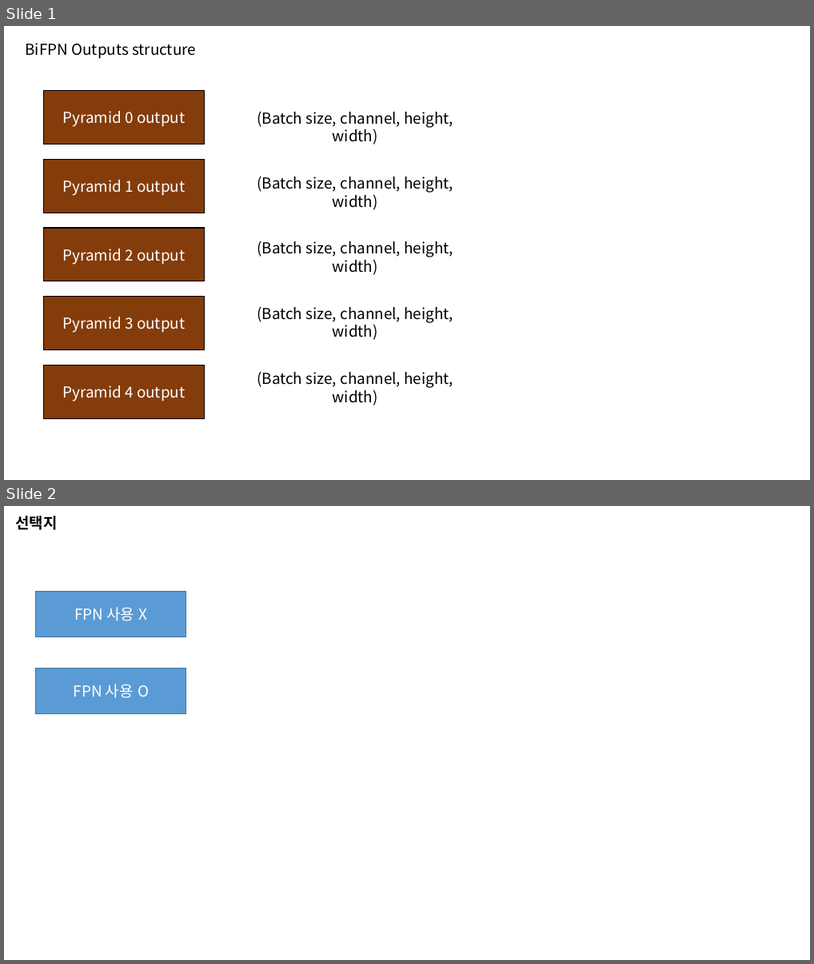
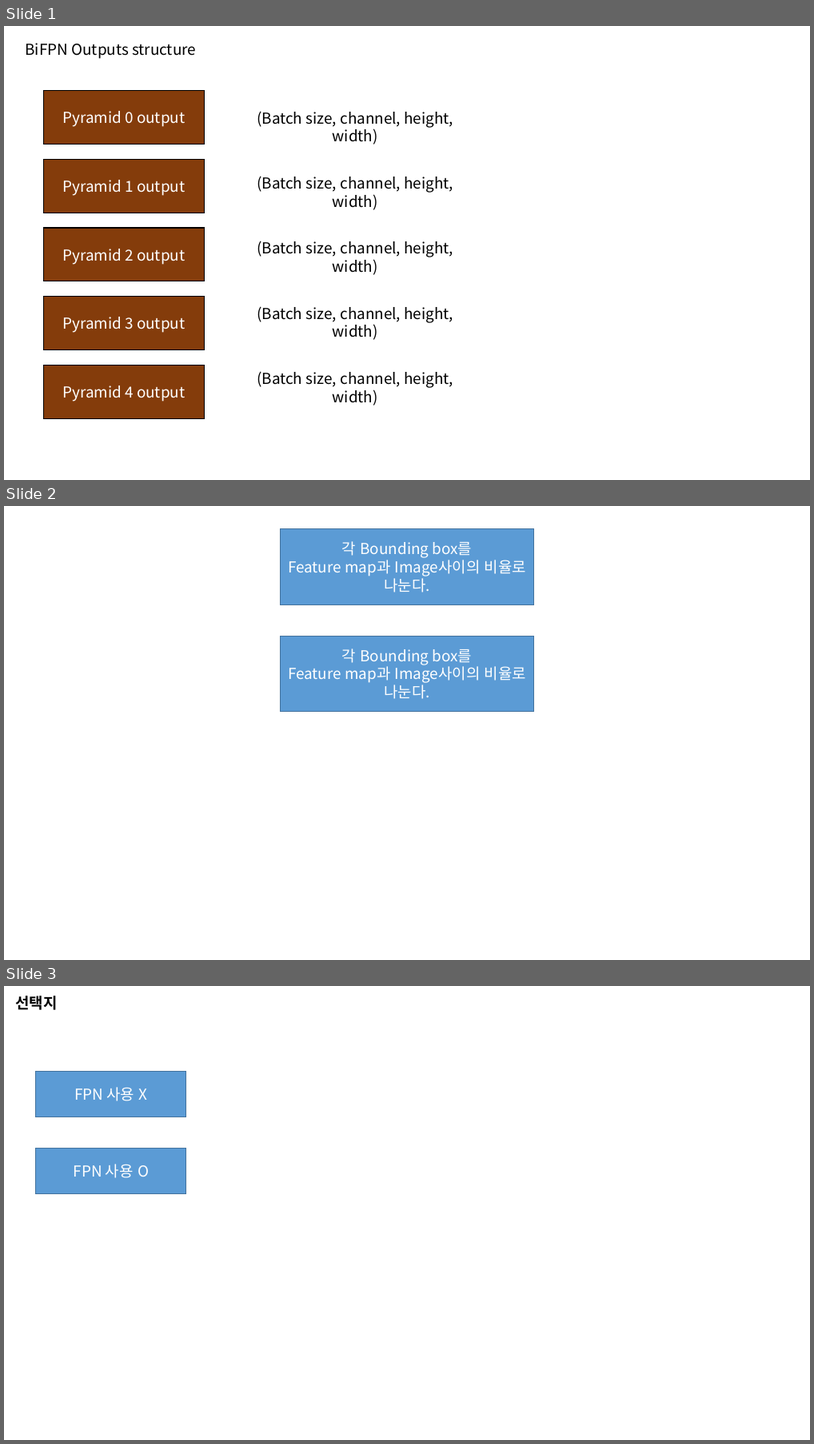
Before and after one commit to LeeChanHyuk/EfficientDet-Face_and_Eye, a slide deck: Yet-Another-EfficientDet-Pytorch-master/Structure.pptx. Shown one above the other, each under a label of ours: slides 1 and 2 before the commit, slides 1, 2 and 3 after it. The pictures are 814x964 and 814x1444 pixels, drawn with LibreOffice and Linux fonts; fonts in the diff are those of the drawing. Boxes give left, top, right and bottom in pixels: in the first picture for what was removed or moved away, otherwise in the second. Text is boxed around its words. In the diff, an @@ line names an element or a change of style, - is before the commit and + after.

```diff
--- a/Yet-Another-EfficientDet-Pytorch-master/Structure.pptx
+++ b/Yet-Another-EfficientDet-Pytorch-master/Structure.pptx
@@ slide 2 added at bbox=[4, 506, 810, 960], background #FFFFFF @@
@@ rectangle added at bbox=[281, 529, 534, 604], fill #5B9BD5, outline #43739E 1 pt, 18 pt, text #FFFFFF @@
+각 Bounding box를
+Feature map과 Image사이의 비율로
+나눈다.
@@ rectangle added at bbox=[281, 636, 534, 711], fill #5B9BD5, outline #43739E 1 pt, 18 pt, text #FFFFFF @@
+각 Bounding box를
+Feature map과 Image사이의 비율로
+나눈다.
@@ what was slide 2 is now slide 3 @@
```
Also in this commit, not shown: 1 other slide added, 21 other files.
